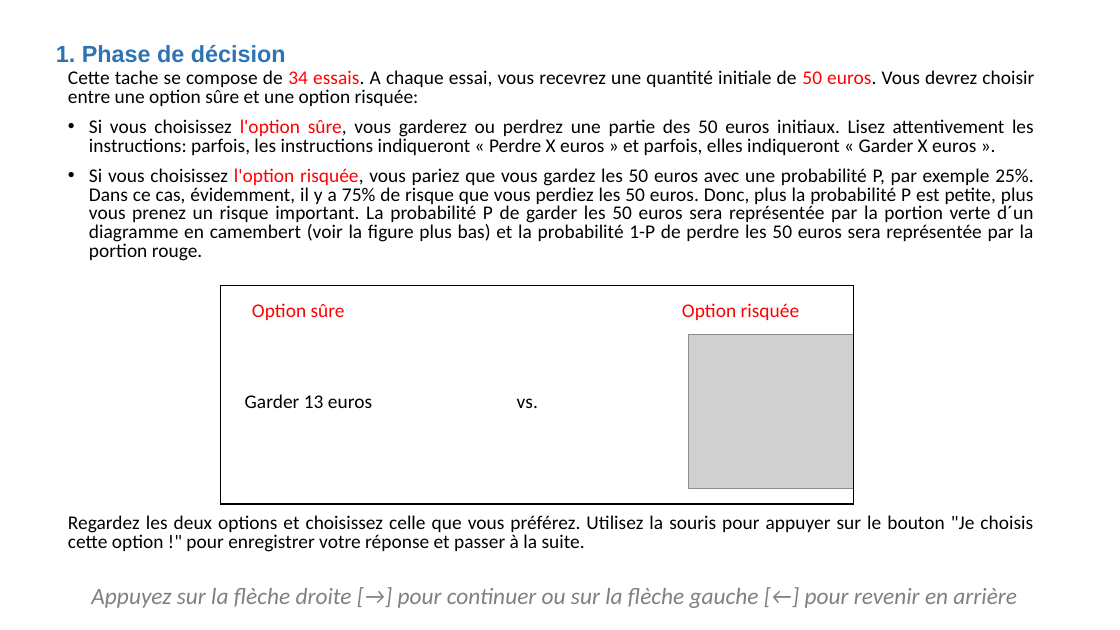
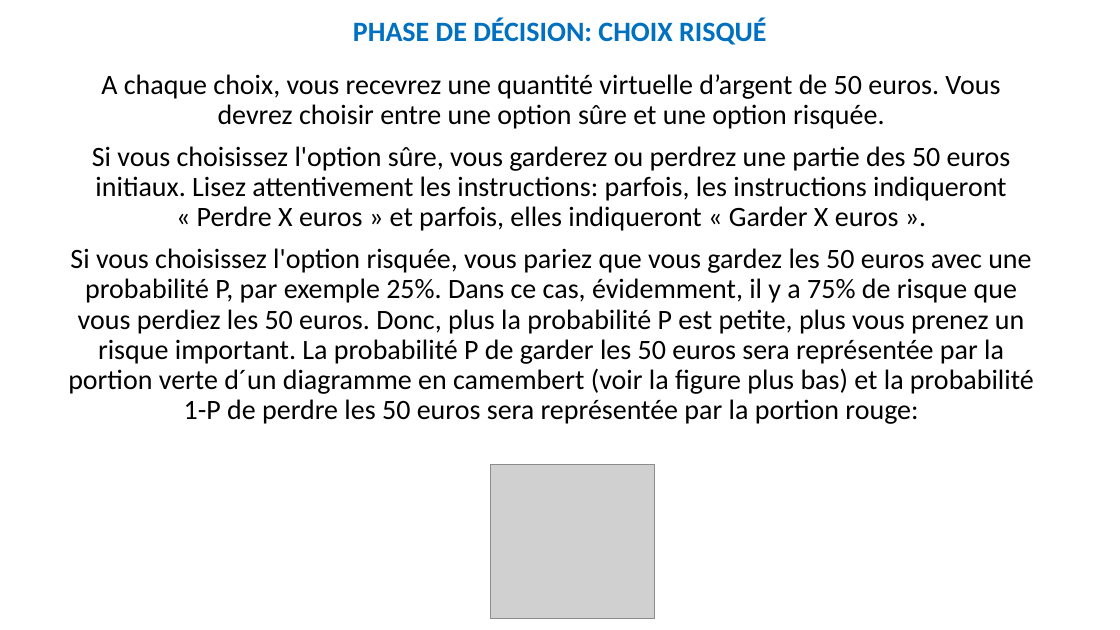
Before and after one commit to MBB-team/Online_Testing, a slide deck: slide 4 of src/DPD_task/stimuli/instructions/instructionsDPD.pptx. Drawn at 1120x630 pixels with LibreOffice and Linux fonts; fonts in the diff are those of the drawing; grey boxes stand for pictures. Boxes give left, top, right and bottom in pixels: in the first picture for what was removed or moved away, otherwise in the second. Text is boxed around its words. In the diff, an @@ line names an element or a change of style, - is before the commit and + after.

Commit message:
modif instructions test DPD
+ a few other modifs on the other tests

```diff
--- a/src/DPD_task/stimuli/instructions/instructionsDPD.pptx
+++ b/src/DPD_task/stimuli/instructions/instructionsDPD.pptx
@@ text at [353, 18, 767, 45]: text changed; size 20 to 24 pt; font Arial to Calibri; text colour #2E74B5 to #0070C0 @@
-1. Phase de décision
+PHASE DE DÉCISION: CHOIX RISQUÉ
@@ text at [101, 74, 1000, 129]: text changed; size 16.6 to 24 pt @@
-Cette tache se compose de 34 essais. A chaque essai, vous recevrez une quantité initiale de 50 euros. Vous devrez choisir entre une option sûre et une option risquée:
+A chaque choix, vous recevrez une quantité virtuelle d’argent de 50 euros. Vous devrez choisir entre une option sûre et une option risquée.
@@ text at [92, 146, 1011, 231]: size 16.6 to 24 pt in "Si vous choisissez l'option sûre, vous garderez ..."; text colour #FF0000 to #000000 in "l'option sûre,"; alignment justified to centre; bullet • to none; line spacing 0.8 to 0.9 @@
@@ text at [68, 248, 1034, 424]: text changed; size 16.6 to 24 pt @@
-• Si vous choisissez l'option risquée, vous pariez que vous gardez les 50 euros avec une probabilité P, par exemple 25%. Dans ce cas, évidemment, il y a 75% de risque que vous perdiez les 50 euros. Donc, plus la probabilité P est petite, plus vous prenez un risque important. La probabilité P de garder les 50 euros sera représentée par la portion verte d´un diagramme en camembert (voir la figure plus bas) et la probabilité 1-P de perdre les 50 euros sera représentée par la portion rouge.
-Option sûre Option risquée
-Garder 13 euros vs.
-Regardez les deux options et choisissez celle que vous préférez. Utilisez la souris pour appuyer sur le bouton "Je choisis cette option !" pour enregistrer votre réponse et passer à la suite.
+Si vous choisissez l'option risquée, vous pariez que vous gardez les 50 euros avec une probabilité P, par exemple 25%. Dans ce cas, évidemment, il y a 75% de risque que vous perdiez les 50 euros. Donc, plus la probabilité P est petite, plus vous prenez un risque important. La probabilité P de garder les 50 euros sera représentée par la portion verte d´un diagramme en camembert (voir la figure plus bas) et la probabilité 1-P de perdre les 50 euros sera représentée par la portion rouge:
@@ rectangle removed at [221, 286, 854, 504] @@
@@ picture: place and size @@
-picture at [689, 334, 854, 489]
+picture at [491, 465, 655, 619]
@@ text removed at [91, 588, 1017, 608] @@
-Appuyez sur la flèche droite [→] pour continuer ou sur la flèche gauche [←] pour revenir en arrière
```
Also in this commit, not shown: 14 other slides changed, 8 slides added, 3 slides removed, 2 other files.
